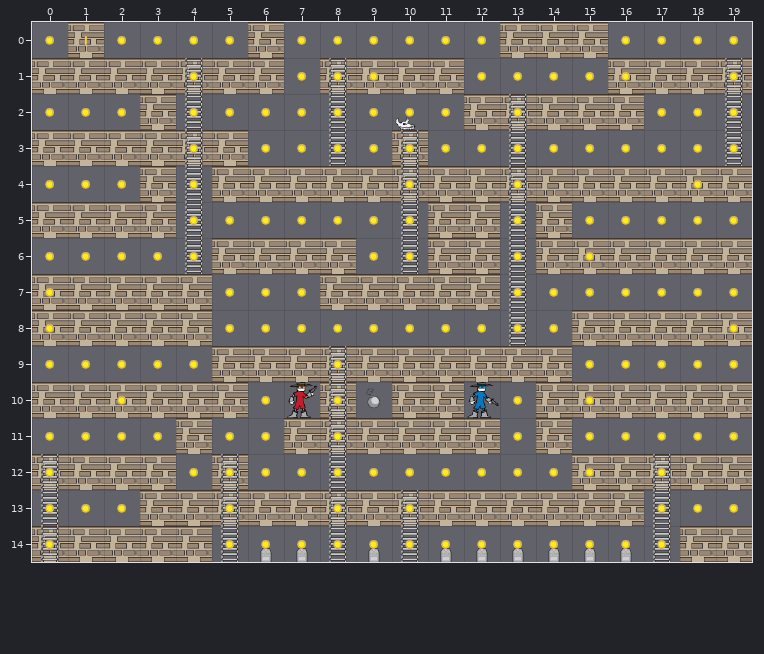
Two states of a Tiled map, level7.tmx. The picture above was drawn from the file before the commit.
Cells are 50x50 px. Shown: x 0..19, y 0..14.
After the commit:
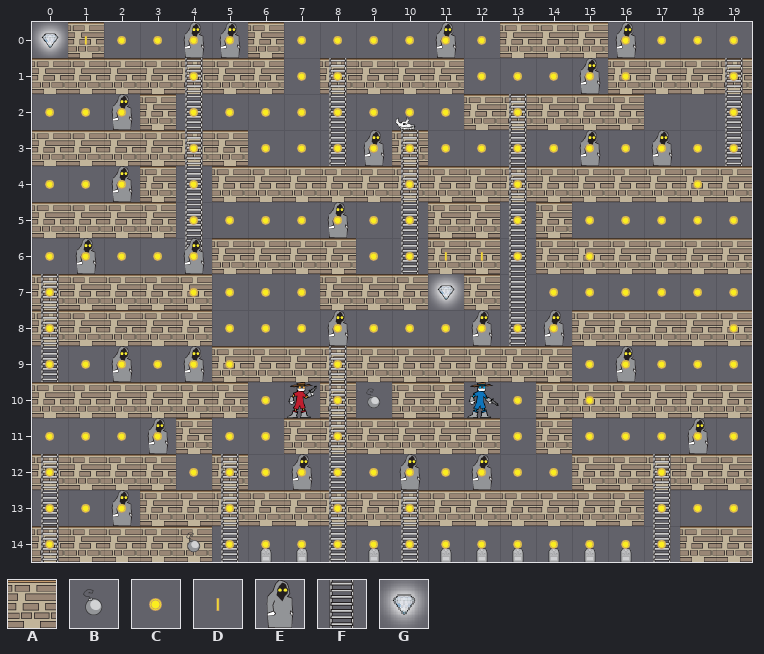
Key: from "bandit_spritesheet": A 48, B 57, C 66, D 68, E 73, F 79, G 88.
_ is an empty cell.
See-through tiles are keyed as they look on the map.
Changes in this commit:
Layer "Blocks":
y 7: x 11 A -> _
Layer "Ladders":
y 7..9: x 0 _ -> F
Layer "Cast":
y 0: x 4..5 CC -> EE; x 11 C -> E; x 16 C -> E
y 1: x 9 C -> _; x 15 C -> E
y 2: x 2 C -> E; x 17..18 CC -> __
y 3: x 9 C -> E; x 15 C -> E; x 17 C -> E
y 4: x 2 C -> E
y 5: x 8 C -> E
y 6: x 1 C -> E; x 4 C -> E
y 7: x 0 C -> _; x 13 C -> _
y 8: x 0 C -> _; x 8 C -> E; x 12 C -> E; x 14 C -> E
y 9: x 0 C -> _; x 2 C -> E; x 4 C -> E; x 16 C -> E
y 10: x 2 C -> _
y 11: x 3 C -> E; x 18 C -> E
y 12: x 7 C -> E; x 10 C -> E; x 12 C -> E; x 15 C -> _
y 13: x 2 C -> E
Layer "Coins":
y 0: x 0 C -> G; x 4..5 __ -> CC; x 11 _ -> C; x 16 _ -> C
y 1: x 15 _ -> C
y 2: x 2 _ -> C
y 3: x 9 _ -> C; x 15 _ -> C; x 17 _ -> C
y 4: x 2 _ -> C
y 5: x 8 _ -> C
y 6: x 1 _ -> C; x 4 _ -> C
y 7: x 0 _ -> C; x 4 _ -> C; x 11 _ -> G
y 8: x 0 _ -> C; x 8 _ -> C; x 12 _ -> C; x 14 _ -> C
y 9: x 0 _ -> C; x 2 _ -> C; x 4..5 __ -> CC; x 16 _ -> C
y 11: x 3 _ -> C; x 18 _ -> C
y 12: x 7 _ -> C; x 10 _ -> C; x 12 _ -> C
y 13: x 2 _ -> C
Layer "Front":
y 6: x 11..12 __ -> DD
y 14: x 4 _ -> B
